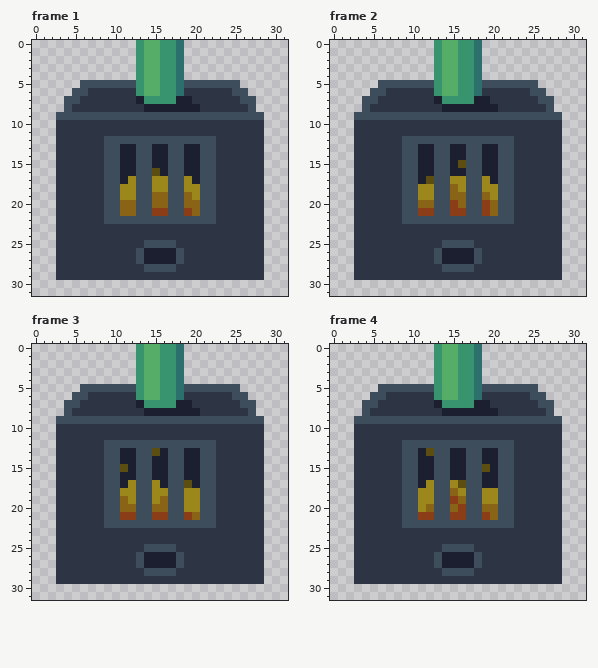
Two versions of one animated GIF sprite, src/assets/game/factory_0_1_0_0.gif. That is the earlier state.
The file is 32x32 pixels, 5 frames. Shown: frame 1, frame 2, frame 3, frame 4. The commit also changed other frames, which this record leaves out.
The same view after the edit:
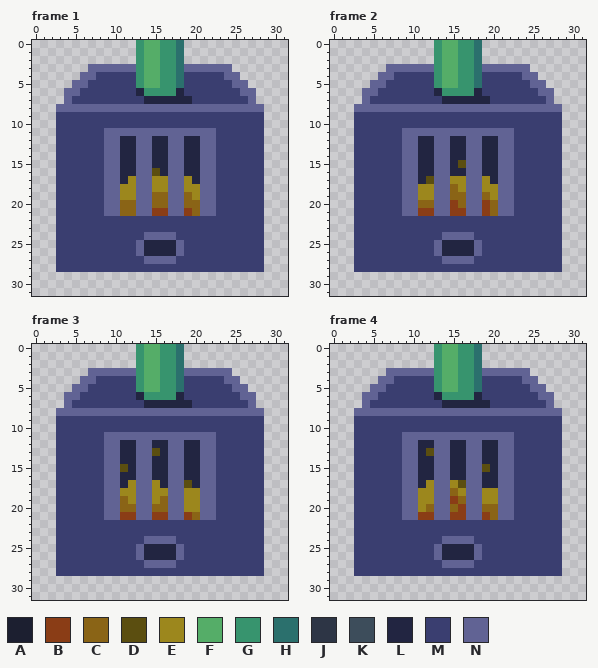
Palette (. is transparent): A #1c1f30  B #8a3d16  C #8a6416  D #5b4e10  E #9c871d  F #55ad68  G #37946e  H #2b706d  J #2d3545  K #3d4d5b  L #222541  M #3a3e70  N #616394
From the commit log: Make factory assets lighter
Difference:
Changed rows in their new state; - is an unchanged pixel.
Frame 1:
first column x 3:
 3 ----NNNNNN------NNNNNN----
 4 ---NNMMMMM------MMMMMNN---
 5 --NNMMMMMM------MMMMMMNN--
 6 -NNMMMMMMMLGG--LMMMMMMMNN-
 7 -NMMMMMMMMMLLLLLLMMMMMMMN-
 8 NNNNNNNNNNNNNNNNNNNNNNNNNN
 9 MMMMMMMMMMMMMMMMMMMMMMMMMM
10 MMMMMMMMMMMMMMMMMMMMMMMMMM
11 MMMMMMNNNNNNNNNNNNNNMMMMMM
12 MMMMMMNNLLNNLLNNLLNNMMMMMM
13 MMMMMMNNLLNNLLNNLLNNMMMMMM
14 MMMMMMNNLLNNLLNNLLNNMMMMMM
15 MMMMMMNNLLNNLLNNLLNNMMMMMM
16 MMMMMMNNLLNN-LNNLLNNMMMMMM
17 MMMMMMNNL-NN--NN-LNNMMMMMM
18 MMMMMMNN--NN--NN--NNMMMMMM
19 MMMMMMNN--NN--NN--NNMMMMMM
20 MMMMMMNN--NN--NN--NNMMMMMM
21 MMMMMMNN--NN--NN--NNMMMMMM
22 MMMMMMMMMMMMMMMMMMMMMMMMMM
23 MMMMMMMMMMMMMMMMMMMMMMMMMM
24 MMMMMMMMMMMNNNNMMMMMMMMMMM
25 MMMMMMMMMMNLLLLNMMMMMMMMMM
26 MMMMMMMMMMNLLLLNMMMMMMMMMM
27 MMMMMMMMMMMNNNNMMMMMMMMMMM
28 MMMMMMMMMMMMMMMMMMMMMMMMMM
29 ..........................
Frame 2:
first column x 3:
 3 ----NNNNNN------NNNNNN----
 4 ---NNMMMMM------MMMMMNN---
 5 --NNMMMMMM------MMMMMMNN--
 6 -NNMMMMMMMLGG--LMMMMMMMNN-
 7 -NMMMMMMMMMLLLLLLMMMMMMMN-
 8 NNNNNNNNNNNNNNNNNNNNNNNNNN
 9 MMMMMMMMMMMMMMMMMMMMMMMMMM
10 MMMMMMMMMMMMMMMMMMMMMMMMMM
11 MMMMMMNNNNNNNNNNNNNNMMMMMM
12 MMMMMMNNLLNNLLNNLLNNMMMMMM
13 MMMMMMNNLLNNLLNNLLNNMMMMMM
14 MMMMMMNNLLNNLLNNLLNNMMMMMM
15 MMMMMMNNLLNNL-NNLLNNMMMMMM
16 MMMMMMNNLLNNLLNNLLNNMMMMMM
17 MMMMMMNNL-NN--NN-LNNMMMMMM
18 MMMMMMNN--NN--NN--NNMMMMMM
19 MMMMMMNN--NN--NN--NNMMMMMM
20 MMMMMMNN--NN--NN--NNMMMMMM
21 MMMMMMNN--NN--NN--NNMMMMMM
22 MMMMMMMMMMMMMMMMMMMMMMMMMM
23 MMMMMMMMMMMMMMMMMMMMMMMMMM
24 MMMMMMMMMMMNNNNMMMMMMMMMMM
25 MMMMMMMMMMNLLLLNMMMMMMMMMM
26 MMMMMMMMMMNLLLLNMMMMMMMMMM
27 MMMMMMMMMMMNNNNMMMMMMMMMMM
28 MMMMMMMMMMMMMMMMMMMMMMMMMM
29 ..........................
Frame 3:
first column x 3:
 3 ----NNNNNN------NNNNNN----
 4 ---NNMMMMM------MMMMMNN---
 5 --NNMMMMMM------MMMMMMNN--
 6 -NNMMMMMMMLGG--LMMMMMMMNN-
 7 -NMMMMMMMMMLLLLLLMMMMMMMN-
 8 NNNNNNNNNNNNNNNNNNNNNNNNNN
 9 MMMMMMMMMMMMMMMMMMMMMMMMMM
10 MMMMMMMMMMMMMMMMMMMMMMMMMM
11 MMMMMMNNNNNNNNNNNNNNMMMMMM
12 MMMMMMNNLLNNLLNNLLNNMMMMMM
13 MMMMMMNNLLNN-LNNLLNNMMMMMM
14 MMMMMMNNLLNNLLNNLLNNMMMMMM
15 MMMMMMNN-LNNLLNNLLNNMMMMMM
16 MMMMMMNNLLNNLLNNLLNNMMMMMM
17 MMMMMMNNL-NN-LNN-LNNMMMMMM
18 MMMMMMNN--NN--NN--NNMMMMMM
19 MMMMMMNN--NN--NN--NNMMMMMM
20 MMMMMMNN--NN--NN--NNMMMMMM
21 MMMMMMNN--NN--NN--NNMMMMMM
22 MMMMMMMMMMMMMMMMMMMMMMMMMM
23 MMMMMMMMMMMMMMMMMMMMMMMMMM
24 MMMMMMMMMMMNNNNMMMMMMMMMMM
25 MMMMMMMMMMNLLLLNMMMMMMMMMM
26 MMMMMMMMMMNLLLLNMMMMMMMMMM
27 MMMMMMMMMMMNNNNMMMMMMMMMMM
28 MMMMMMMMMMMMMMMMMMMMMMMMMM
29 ..........................
Frame 4:
first column x 3:
 3 ----NNNNNN------NNNNNN----
 4 ---NNMMMMM------MMMMMNN---
 5 --NNMMMMMM------MMMMMMNN--
 6 -NNMMMMMMMLGG--LMMMMMMMNN-
 7 -NMMMMMMMMMLLLLLLMMMMMMMN-
 8 NNNNNNNNNNNNNNNNNNNNNNNNNN
 9 MMMMMMMMMMMMMMMMMMMMMMMMMM
10 MMMMMMMMMMMMMMMMMMMMMMMMMM
11 MMMMMMNNNNNNNNNNNNNNMMMMMM
12 MMMMMMNNLLNNLLNNLLNNMMMMMM
13 MMMMMMNNL-NNLLNNLLNNMMMMMM
14 MMMMMMNNLLNNLLNNLLNNMMMMMM
15 MMMMMMNNLLNNLLNN-LNNMMMMMM
16 MMMMMMNNLLNNLLNNLLNNMMMMMM
17 MMMMMMNNL-NN--NNLLNNMMMMMM
18 MMMMMMNN--NN--NN--NNMMMMMM
19 MMMMMMNN--NN--NN--NNMMMMMM
20 MMMMMMNN--NN--NN--NNMMMMMM
21 MMMMMMNN--NN--NN--NNMMMMMM
22 MMMMMMMMMMMMMMMMMMMMMMMMMM
23 MMMMMMMMMMMMMMMMMMMMMMMMMM
24 MMMMMMMMMMMNNNNMMMMMMMMMMM
25 MMMMMMMMMMNLLLLNMMMMMMMMMM
26 MMMMMMMMMMNLLLLNMMMMMMMMMM
27 MMMMMMMMMMMNNNNMMMMMMMMMMM
28 MMMMMMMMMMMMMMMMMMMMMMMMMM
29 ..........................
